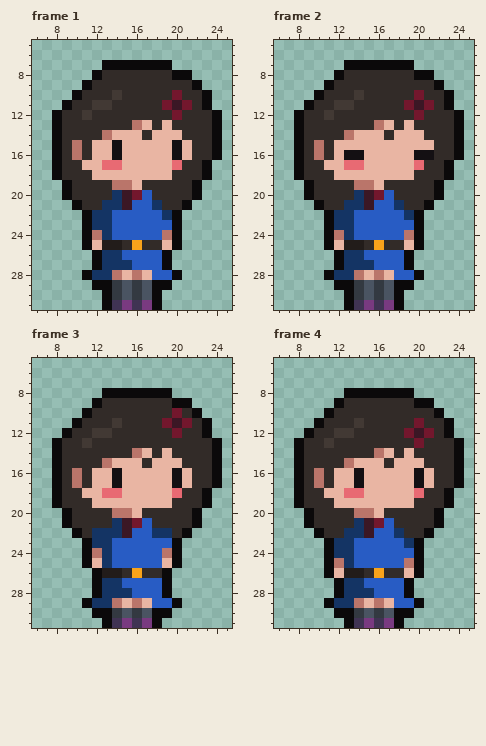
A pixel-art file gets an edit: Aseprite/Astrella.aseprite. This is how it looked before the edit.
32x32 pixels, 4 frames. Shown: frame 1: x 6..25, y 5..31; frame 2: x 6..25, y 5..31; frame 3: x 6..25, y 5..31; frame 4: x 6..25, y 5..31.
New version:
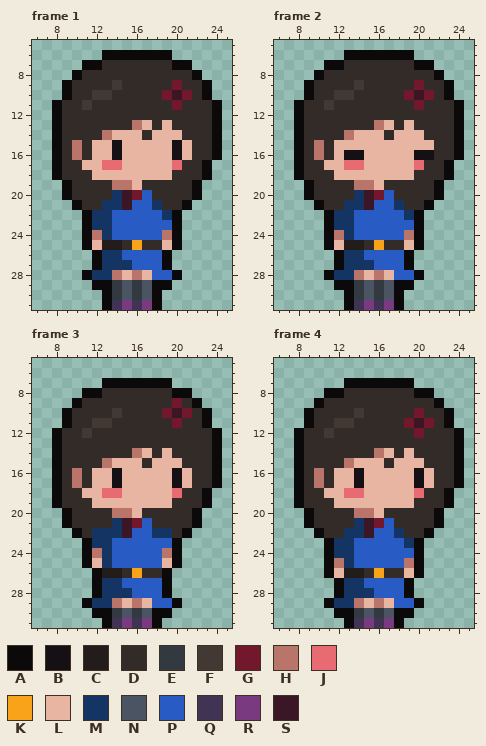
Palette (. is transparent): A #0b090a  B #141013  C #221c1a  D #322b28  E #333941  F #423934  G #73172d  H #ba756a  J #e86a73  K #f9a31b  L #e9b5a3  M #143464  N #4a5462  P #285cc4  Q #403353  R #793a80  S #3b1725
What changed:
--- frame 1
@@ x 6..25 @@
  5 ....................
- 6 ....................
- 7 .......AAAAAAA......
- 8 ......ADDDDDDDAA....
- 9 .....ADDDDDDDDDDA...
-10 ....ADDDFDDDDDGDDA..
-11 ...ADDFFDDDDDGSGDA..
-12 ..ADDFDDDDDDDDGDDDA.
+ 6 .......AAAAAAA......
+ 7 .....AADDDDDDDAA....
+ 8 ....ADDDDDDDDDDDA...
+ 9 ...ADDDDFDDDDDGDDA..
+10 ...ADDFFDDDDDGSGDA..
+11 ..ADDFDDDDDDDDGDDDA.
+12 ..ADDDDDDDDDDDDDDDA.
 13 ..ADDDDDDDHLDLDDDDA.
--- frame 2: the same change as frame 1
--- frame 3
@@ x 6..25 @@
  6 ....................
- 7 ....................
- 8 .......AAAAAAA......
- 9 ......ADDDDDDDAA....
-10 .....ADDDDDDDDGDA...
-11 ....ADDDFDDDDGSGDA..
-12 ...ADDFFDDDDDDGDDA..
-13 ..ADDFDDDDDDDDDDDDA.
+ 7 .......AAAAAAA......
+ 8 .....AADDDDDDDAA....
+ 9 ....ADDDDDDDDDGDA...
+10 ...ADDDDFDDDDGSGDA..
+11 ...ADDFFDDDDDDGDDA..
+12 ..ADDFDDDDDDDDDDDDA.
+13 ..ADDDDDDDDDDDDDDDA.
 14 ..ADDDDDDDHLDLDDDDA.
--- frame 4
@@ x 6..25 @@
  6 ....................
- 7 ....................
- 8 .......AAAAAAA......
- 9 ......ADDDDDDDAA....
-10 .....ADDDDDDDDDDA...
-11 ....ADDDFDDDDDGDDA..
-12 ...ADDFFDDDDDGSGDA..
-13 ..ADDFDDDDDDDDGDDDA.
+ 7 .......AAAAAAA......
+ 8 .....AADDDDDDDAA....
+ 9 ....ADDDDDDDDDDDA...
+10 ...ADDDDFDDDDDGDDA..
+11 ...ADDFFDDDDDGSGDA..
+12 ..ADDFDDDDDDDDGDDDA.
+13 ..ADDDDDDDDDDDDDDDA.
 14 ..ADDDDDDDHLDLDDDDA.
Where, in picture pixels (left, top, right, bottom), the same in both pictures:
changed: (52, 50, 222, 120)
changed: (294, 50, 464, 120)
changed: (52, 378, 222, 448)
changed: (294, 378, 464, 448)
